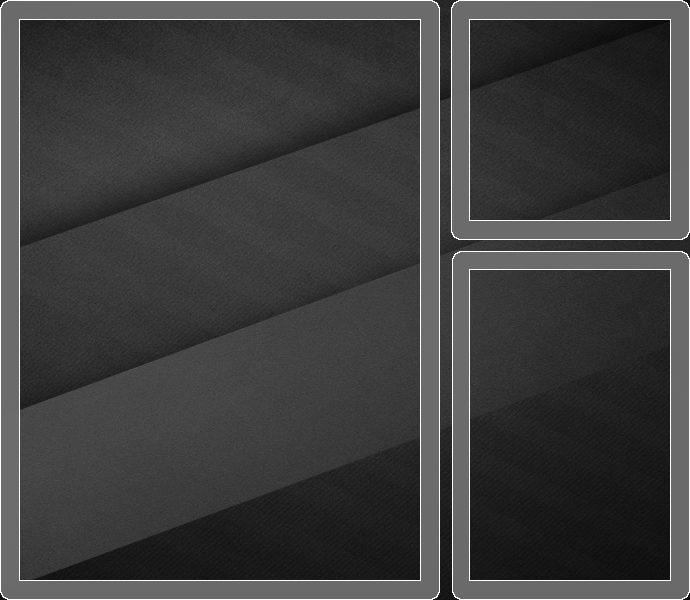
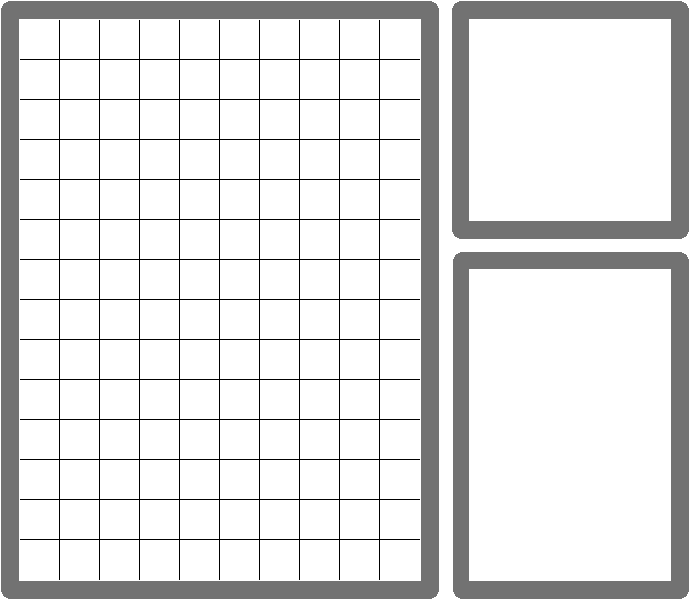
Before/after of a w=690, h=600 layered artwork. What changed in the layer stack:
painted on "grid" over [left=20, top=20, right=420, bottom=580]
hid "background" over [left=0, top=0, right=690, bottom=600]
hid "layer0" over [left=386, top=2, right=391, bottom=13]
